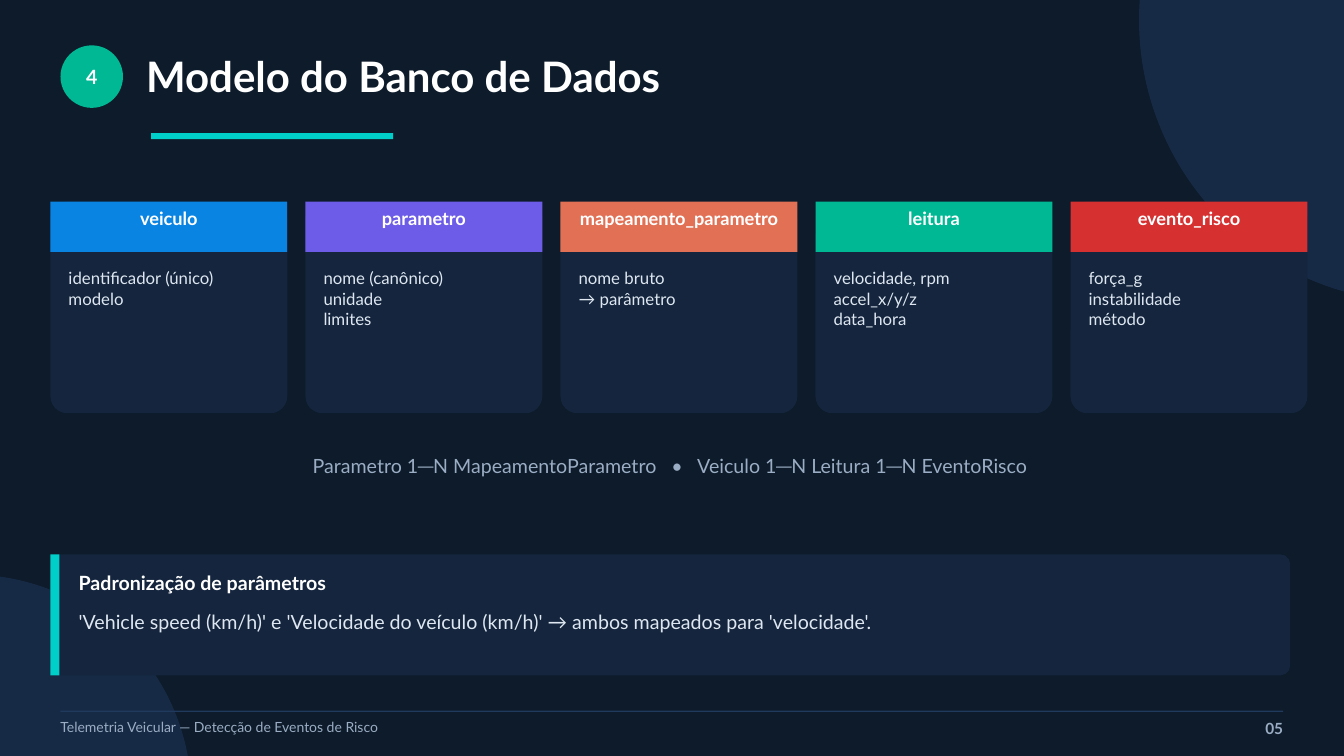
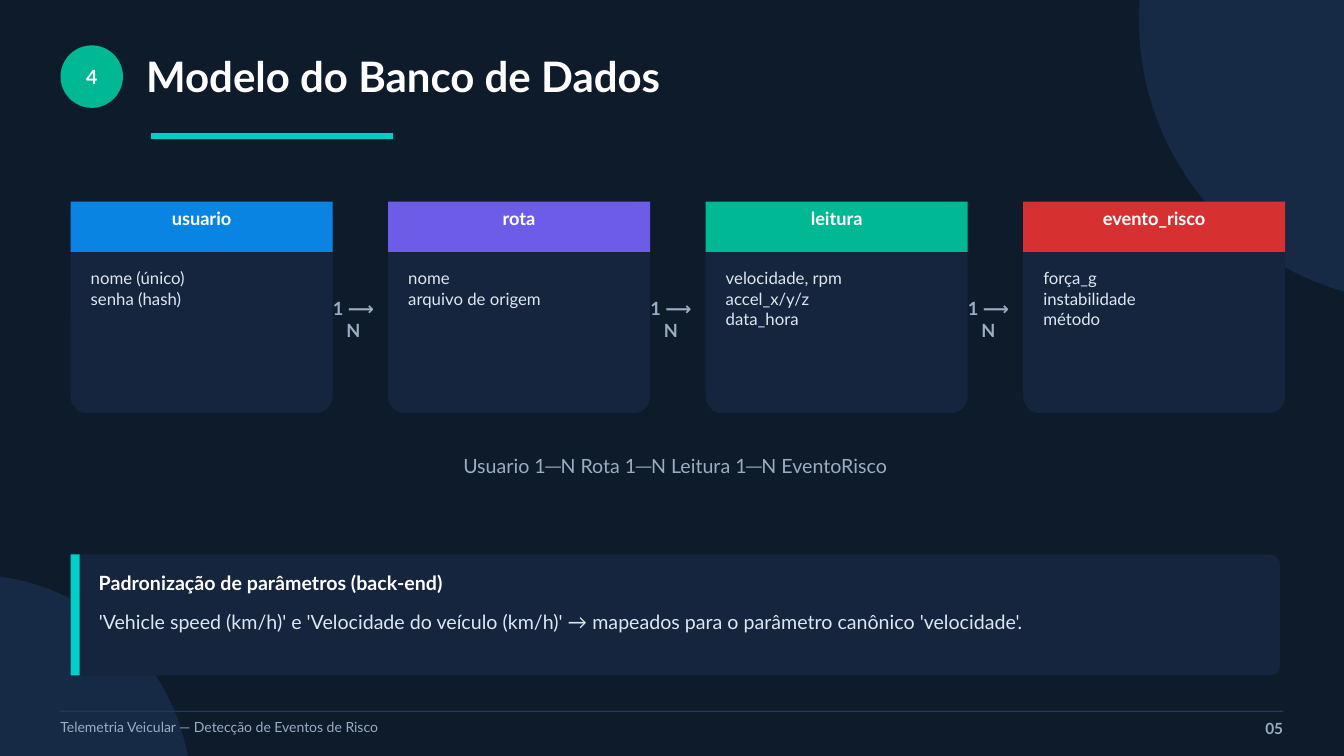
Before and after one commit to joaomauricio22/sensores-iot, a slide deck: slide 5 of apresentacao/slides_pav.pptx. Drawn at 1344x756 pixels with LibreOffice and Linux fonts; fonts in the diff are those of the drawing. Boxes give left, top, right and bottom in pixels: in the first picture for what was removed or moved away, otherwise in the second. Text is boxed around its words. In the diff, an @@ line names an element or a change of style, - is before the commit and + after.

Commit message:
Atualiza slides e guias para o novo modelo (usuário/rota) com capturas da interface

```diff
--- a/apresentacao/slides_pav.pptx
+++ b/apresentacao/slides_pav.pptx
@@ rounded rectangle: place and size @@
-rounded rectangle at bbox=[50, 202, 287, 413]
+rounded rectangle at bbox=[71, 202, 333, 413]
@@ rectangle: place and size @@
-rectangle at bbox=[50, 202, 287, 252]
+rectangle at bbox=[71, 202, 333, 252]
@@ rounded rectangle: place and size @@
-rounded rectangle at bbox=[306, 202, 542, 413]
+rounded rectangle at bbox=[388, 202, 650, 413]
@@ rectangle: place and size @@
-rectangle at bbox=[306, 202, 542, 252]
+rectangle at bbox=[388, 202, 650, 252]
@@ rounded rectangle removed at bbox=[561, 202, 798, 413] @@
@@ rectangle removed at bbox=[561, 202, 798, 252] @@
@@ text "leitura": place and size @@
-text "leitura" at bbox=[908, 211, 960, 225]
+text "leitura" at bbox=[811, 211, 863, 225]
@@ rounded rectangle: place and size @@
-rounded rectangle at bbox=[816, 202, 1053, 413]
+rounded rectangle at bbox=[706, 202, 968, 413]
@@ rectangle: place and size @@
-rectangle at bbox=[816, 202, 1053, 252]
+rectangle at bbox=[706, 202, 968, 252]
@@ text "evento_risco": place and size @@
-text "evento_risco" at bbox=[1138, 211, 1241, 228]
+text "evento_risco" at bbox=[1103, 211, 1206, 228]
@@ rounded rectangle: place and size @@
-rounded rectangle at bbox=[1071, 202, 1308, 413]
+rounded rectangle at bbox=[1023, 202, 1286, 413]
@@ rectangle: place and size @@
-rectangle at bbox=[1071, 202, 1308, 252]
+rectangle at bbox=[1023, 202, 1286, 252]
@@ text at bbox=[172, 211, 232, 225]: text changed @@
-veiculo
+usuario
@@ text removed at bbox=[382, 213, 466, 228] @@
-parametro
@@ text added at bbox=[503, 213, 536, 225], 13 pt, text #FFFFFF, bold @@
+rota
@@ text removed at bbox=[580, 213, 778, 228] @@
-mapeamento_parametro
@@ text "velocidade, rpm accel_x/y/z data_hora": place and size @@
-text "velocidade, rpm accel_x/y/z data_hora" at bbox=[834, 271, 949, 328]
+text "velocidade, rpm accel_x/y/z data_hora" at bbox=[726, 271, 842, 328]
@@ text "força_g instabilidade método": place and size @@
-text "força_g instabilidade método" at bbox=[1089, 272, 1181, 325]
+text "força_g instabilidade método" at bbox=[1043, 272, 1135, 325]
@@ text at bbox=[91, 271, 184, 307]: text changed @@
-identificador (único)
-modelo
+nome (único)
+senha (hash)
@@ text removed at bbox=[324, 271, 443, 325] @@
-nome (canônico)
-unidade
-limites
@@ text added at bbox=[408, 275, 541, 308], 12 pt, text #DEE7F1 @@
+nome
+arquivo de origem
@@ text removed at bbox=[579, 271, 676, 308] @@
-nome bruto
-→ parâmetro
@@ text added at bbox=[333, 302, 360, 337], 13 pt, text #9BADC4, bold @@
+1 ⟶ N
@@ text added at bbox=[650, 302, 678, 337], 13 pt, text #9BADC4, bold @@
+1 ⟶ N
@@ text added at bbox=[968, 302, 995, 337], 13 pt, text #9BADC4, bold @@
+1 ⟶ N
@@ text at bbox=[463, 459, 887, 473]: text changed @@
-Parametro 1─N MapeamentoParametro • Veiculo 1─N Leitura 1─N EventoRisco
+Usuario 1─N Rota 1─N Leitura 1─N EventoRisco
@@ rounded rectangle: place and size @@
-rounded rectangle at bbox=[50, 555, 1291, 676]
+rounded rectangle at bbox=[71, 555, 1280, 676]
@@ rectangle: place and size @@
-rectangle at bbox=[50, 555, 59, 676]
+rectangle at bbox=[71, 555, 80, 676]
@@ text at bbox=[99, 575, 442, 594]: text changed @@
-Padronização de parâmetros
+Padronização de parâmetros (back-end)
@@ text at bbox=[99, 614, 1022, 633]: text changed @@
-'Vehicle speed (km/h)' e 'Velocidade do veículo (km/h)' → ambos mapeados para 'velocidade'.
+'Vehicle speed (km/h)' e 'Velocidade do veículo (km/h)' → mapeados para o parâmetro canônico 'velocidade'.
```
Also in this commit, not shown: 7 other slides changed, 3 slides added, 1 slide removed, 10 other files.
